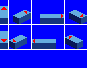
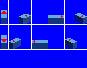
Two versions of the same layered image (87 × 68). Layer-by-layer changes:
added layer "4_6w" above "4" over [left=1, top=10, right=87, bottom=49]
hid "6" over [left=0, top=6, right=87, bottom=49]
